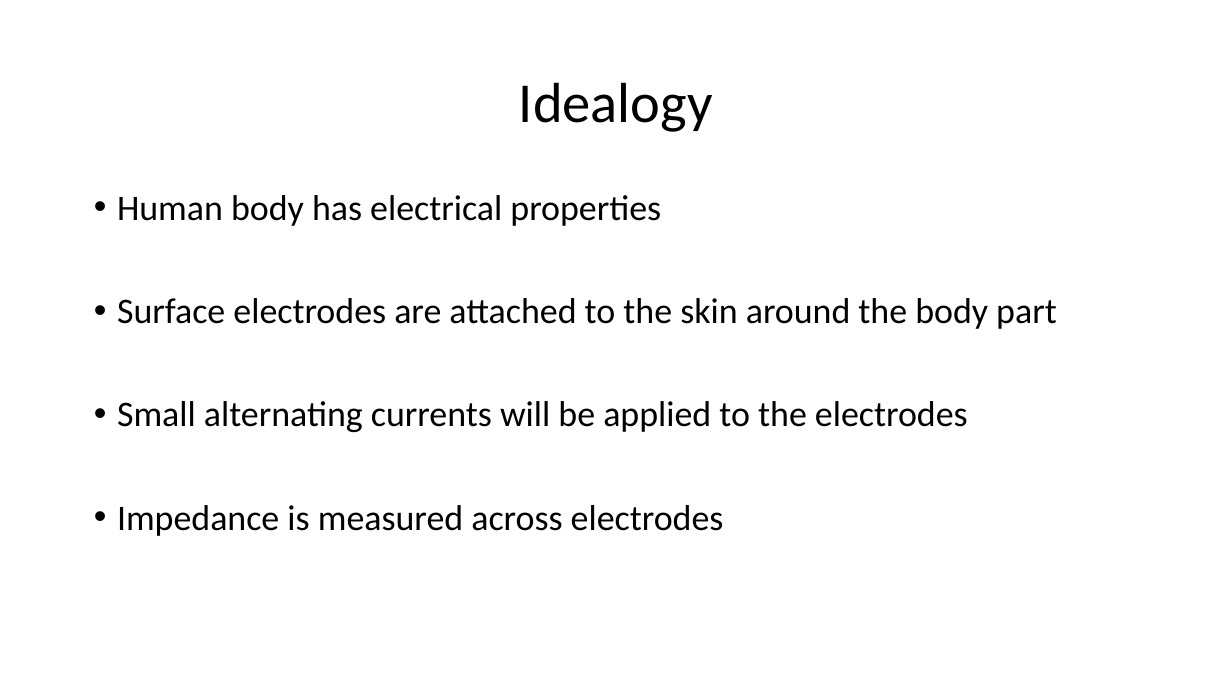
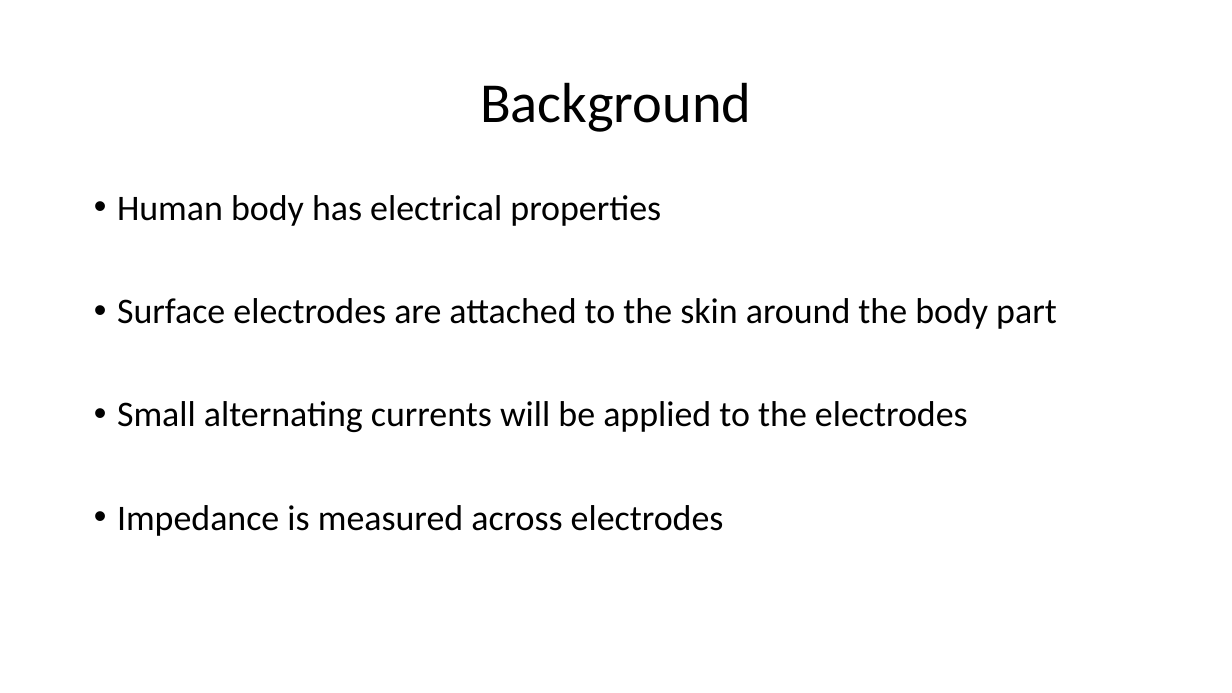
Before and after one commit to nsudhanva/eit, a slide deck: slide 4 of docs/Electrical Impedance Tomography.pptx (slide 2 before the commit). Drawn at 1232x693 pixels with LibreOffice and Linux fonts; fonts in the diff are those of the drawing. Boxes give left, top, right and bottom in pixels: in the first picture for what was removed or moved away, otherwise in the second. Text is boxed around its words. In the diff, an @@ line names an element or a change of style, - is before the commit and + after.

```diff
--- a/docs/Electrical Impedance Tomography.pptx
+++ b/docs/Electrical Impedance Tomography.pptx
@@ title at [480,82,751,132]: text changed @@
-Idealogy
+Background
```
Also in this commit, not shown: 4 other slides changed, 2 slides added, 1 slide removed, 1 other file.
